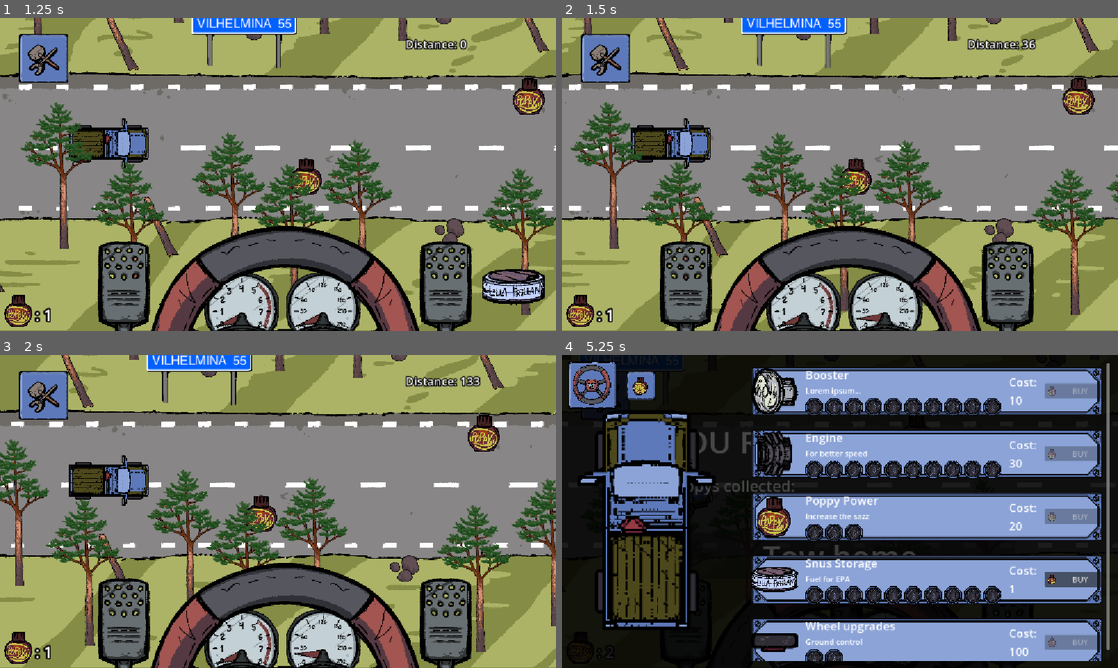
Above: before the commit, frames 1-4 (two rows, left to right).
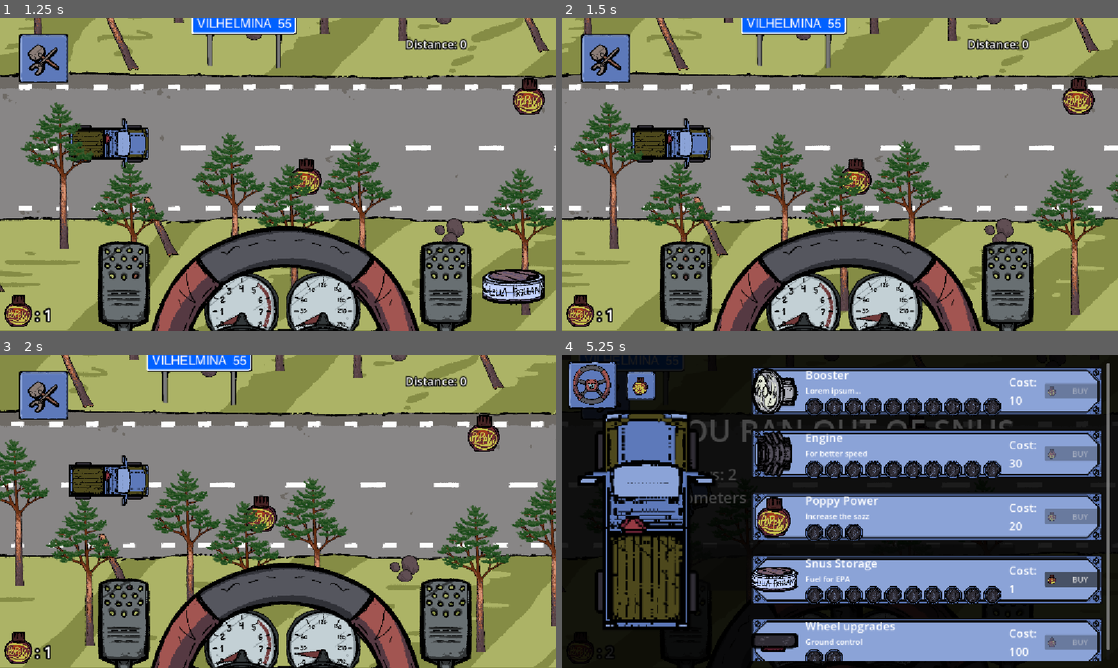
Above: after the commit, the same moments.

Repository: midenfors/project-epa
Game: Godot game, scene res://Scenes/UI/main_menu.tscn
The game is run twice, just before and just after one commit, with the same random seed, the same clock (stepped at 60 frames per second) and the same inputs. The engine's default icon, where the game draws it, is replaced by a stand-in: a white triangle on a blue panel in a dark square.
Inputs (mouse positions are in pixels of both pictures, inside the frame that each line leads up to):
- Up to frame 1 (1.25 s): click "PLAY" at 0.5 s
- Up to frame 2 (1.5 s): click (1006, 296) at 1.25 s
- Up to frame 3 (2 s): no input
- Up to frame 4 (5.25 s): hold S (Turn Right) 2.03-2.78 s; hold Space (Boost) 2.03-2.78 s; hold W (Turn Left) 2.78-3.53 s; tap Shift (Break) at 2.85 s; hold S (Turn Right) 3.53-4.28 s; tap 0 at 3.6 s; hold F (Upgrades) 4.28-5.03 s; tap Space (Boost) at 4.35 s; hold W (Turn Left) from 5.03 s (still down); hold Shift (Break) from 5.03 s (still down)

Frame 1 is identical in both runs. In frame 2, less than 0.1% of the frame differs, in the area x 82-86%, y 6-11%; in frame 3, 0.1%; in frame 4, 1.4%, in the area x 23-81%, y 20-64%.

Commit message:
changed to kilometers

Diff:
--- a/Scenes/UI/hud.tscn
+++ b/Scenes/UI/hud.tscn
@@ -443,7 +443,6 @@
 offset_transform_enabled = true
 offset_transform_position = Vector2(0, -50)
 theme_override_font_sizes/font_size = 32
-text = "poppys collected:"
 
 [node name="TowHomeBtn" type="Button" parent="EndScreen/MarginContainer/VBoxContainer" unique_id=338702168]
 layout_mode = 2
--- a/Scripts/end_screen.gd
+++ b/Scripts/end_screen.gd
@@ -1,4 +1,10 @@
 extends Control
+
+func _ready() -> void:
+	update_text()
+
+func update_text():
+	$MarginContainer/VBoxContainer/Stats.text = "Poppys: " + str(Global.poppys)+ "\nKilometers driven: " + str(int(Global.distance) / 3960)
 
 func _on_tow_home_btn_pressed() -> void:
 	get_tree().paused = false
--- a/Scripts/hud.gd
+++ b/Scripts/hud.gd
@@ -4,6 +4,7 @@
 @export var tachometer : Tachometer
 @export var pause : Control
 @export var poppy_label : Label
+@onready var end_screen: Control = $EndScreen
 
 @onready var distance_label: Label = $Dashboard/DistanceLabel
 
@@ -44,7 +45,7 @@
 	update_distance_label()
 
 func update_distance_label():
-	distance_label.text = "Distance: " + str(int(Global.distance))
+	distance_label.text = "Distance: " + str(int(Global.distance) / 3960)
 
 func show_upgrades() -> void:
 	$Dashboard/UpgradeMenu.show()
@@ -53,6 +54,7 @@
 	$Dashboard/UpgradeMenu.hide()
 
 func show_end_state() -> void:
+	end_screen.update_text()
 	$EndScreen.show()
 	get_tree().paused = true
 
